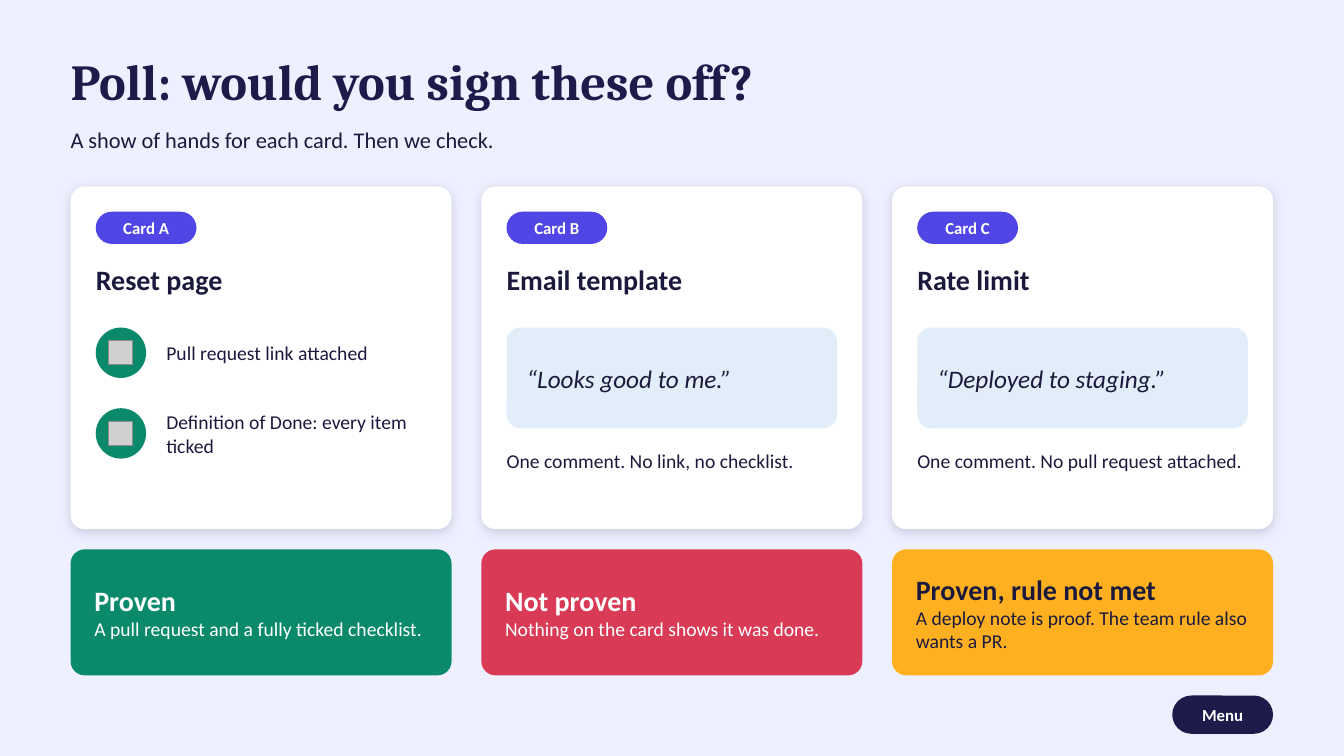
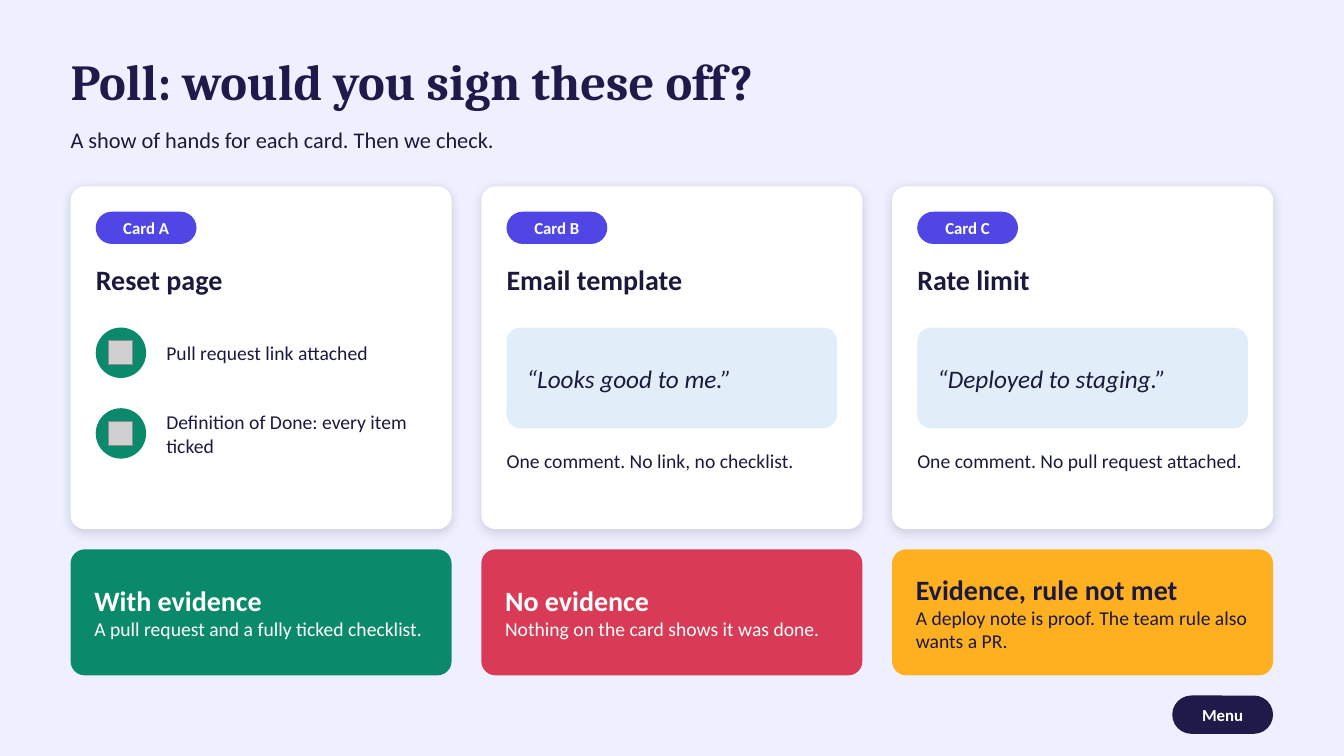
Before and after one commit to VukasinTheProgrammer/savkes-trello-mcp, a slide deck: slide 5 of docs/trello-mcp-team-story.pptx. Drawn at 1344x756 pixels with LibreOffice and Linux fonts; fonts in the diff are those of the drawing; grey boxes stand for pictures. Boxes give left, top, right and bottom in pixels: in the first picture for what was removed or moved away, otherwise in the second. Text is boxed around its words. In the diff, an @@ line names an element or a change of style, - is before the commit and + after.

```diff
--- a/docs/trello-mcp-team-story.pptx
+++ b/docs/trello-mcp-team-story.pptx
@@ text in rounded rectangle at [94,591,262,612]: text changed @@
-Proven
+With evidence
@@ text in rounded rectangle at [505,591,649,611]: text changed @@
-Not proven
+No evidence
@@ text in rounded rectangle at [916,580,1177,604]: text changed @@
-Proven, rule not met
+Evidence, rule not met
```
Also in this commit, not shown: 2 other slides changed, 1 other file.
